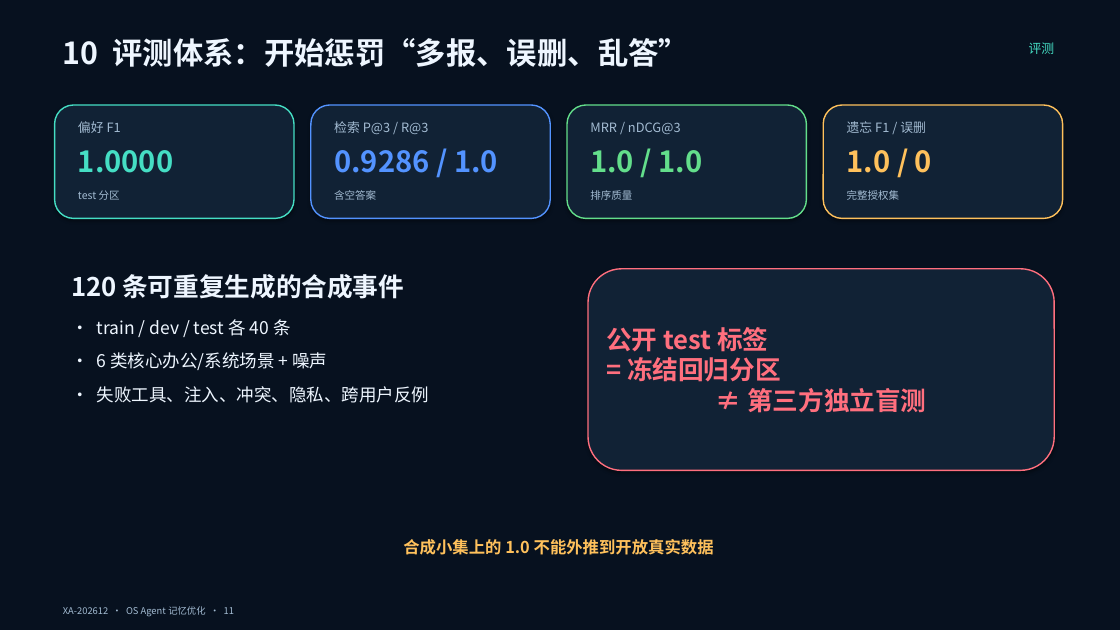
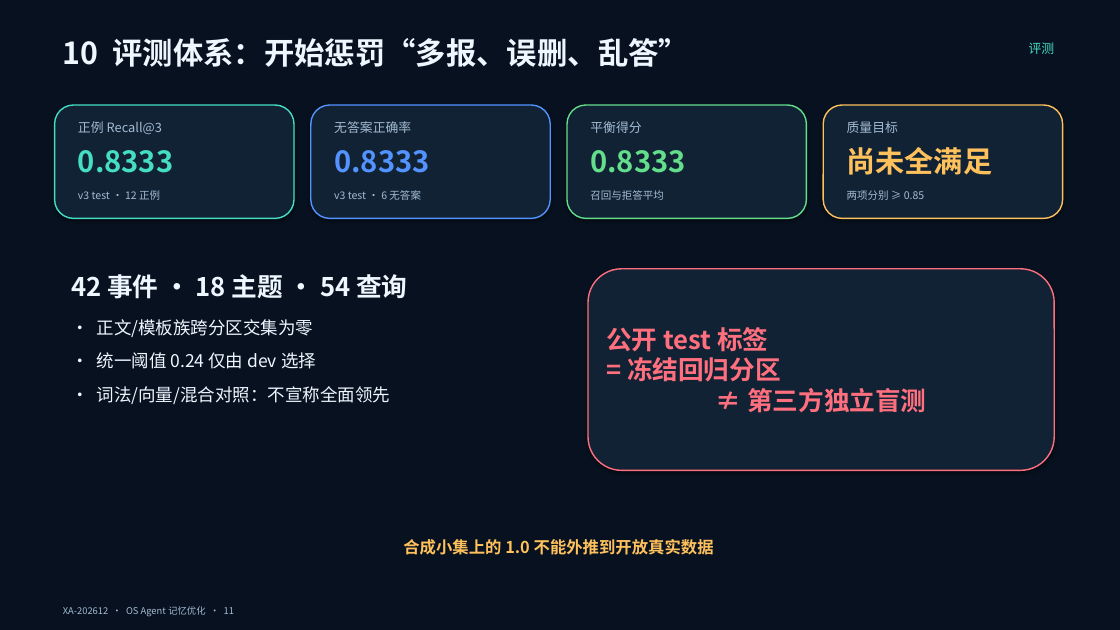
Before and after one commit to chanehwibo/tiaobei, a slide deck: slide 11 of deliverables/ppt/OS_Agent_记忆优化_答辩稿.pptx. Drawn at 1120x630 pixels with LibreOffice and Linux fonts; fonts in the diff are those of the drawing. Boxes give left, top, right and bottom in pixels: in the first picture for what was removed or moved away, otherwise in the second. Text is boxed around its words. In the diff, an @@ line names an element or a change of style, - is before the commit and + after.

```diff
--- a/deliverables/ppt/OS_Agent_记忆优化_答辩稿.pptx
+++ b/deliverables/ppt/OS_Agent_记忆优化_答辩稿.pptx
@@ text at (78,121,162,134): text changed @@
-偏好 F1
+正例 Recall@3
@@ text at (334,121,411,133): text changed @@
-检索 P@3 / R@3
+无答案正确率
@@ text at (590,121,641,133): text changed @@
-MRR / nDCG@3
+平衡得分
@@ text at (847,121,898,133): text changed @@
-遗忘 F1 / 误删
+质量目标
@@ text at (847,147,993,175): text changed @@
-1.0 / 0
+尚未全满足
@@ text at (78,150,173,173): text changed @@
-1.0000
+0.8333
@@ text at (334,150,429,173): text changed @@
-0.9286 / 1.0
+0.8333
@@ text at (590,150,685,173): text changed @@
-1.0 / 1.0
+0.8333
@@ text at (78,190,160,200): text changed @@
-test 分区
+v3 test · 12 正例
@@ text at (334,190,421,200): text changed @@
-含空答案
+v3 test · 6 无答案
@@ text at (590,190,664,200): text changed @@
-排序质量
+召回与拒答平均
@@ text at (847,190,924,200): text changed @@
-完整授权集
+两项分别 ≥ 0.85
@@ text at (71,274,407,299): text changed @@
-120 条可重复生成的合成事件
+42 事件 · 18 主题 · 54 查询
@@ text at (97,319,391,404): text changed @@
-• train / dev / test 各 40 条
-• 6 类核心办公/系统场景 + 噪声
-• 失败工具、注入、冲突、隐私、跨用户反例
+• 正文/模板族跨分区交集为零
+• 统一阈值 0.24 仅由 dev 选择
+• 词法/向量/混合对照：不宣称全面领先
```
Also in this commit, not shown: 6 other slides changed, 42 other files.
